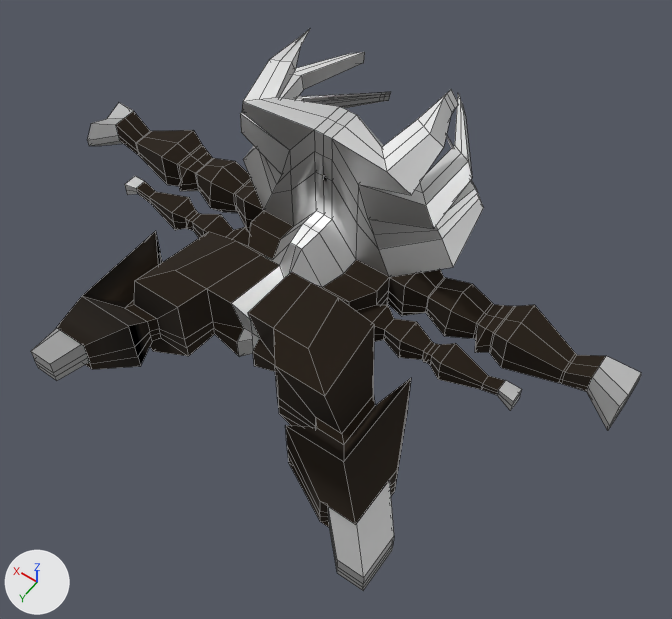
One commit to the FBX model 5to/AR/Tanque.fbx: the scene before it, then after it.
Rendered twice from a camera (50 mm lens) standing at (-18.0, 22.1, 36.8) and looking at (-2.6, 0.4, 2.7). Lighting does not change. The marker at lower left points along +X, +Y and +Z. Mesh edges are drawn as thin lines.

The older version as bpy lines, for what is in view:
```python
mat_material_001 = principled_material('Material.001')
mat_material_001.base_color = (0.8, 0.8, 0.8)  # white #e7e7e7
mat_material_001.metallic = 1.0
mat_material_001.roughness = 0.484
me_cube_001 = bpy.data.meshes.new('Cube.001')
me_cube_001.from_pydata(...)  # 1024 vertices, 1024 faces; spans x -15.6..15.6, y -9.9..8.9, z -4.9..9.2
# faces by material slot: [622, 402]
me_cube_001.materials.append(mat_material)  # black #1f1200
me_cube_001.materials.append(mat_material_001)  # white #e7e7e7
ob_tank = bpy.data.objects.new('Tank', me_cube_001)
ob_tank.location = (0.0, 0.0, 2.31)
```
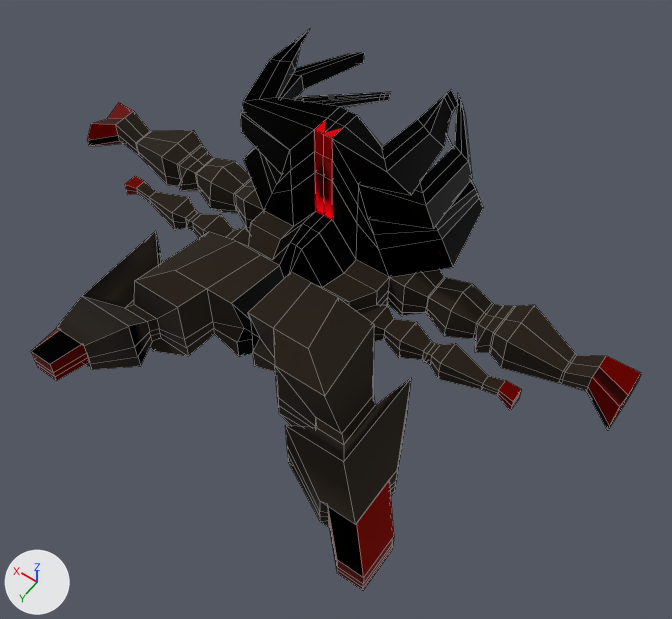
The newer file is also rescaled (x0.0151), turned or shifted as a whole; pictures and numbers use the older file's frame.

Pixel boxes (x1, y1, x2, y2) of what changed, in the pictures (672 x 619 px):
'Tank', surface changed (grey to black)
    both: (31, 29, 641, 590)

The change in detail:
Picture 'Tank Texture.png' (img_tank_texture_png) is new.
In material 'Material.001' (mat_material_001), base_color is no longer (0.8, 0.8, 0.8), white #e7e7e7.
In material 'Material.001' (mat_material_001), texture is now set to img_tank_texture_png, with its transparency.
